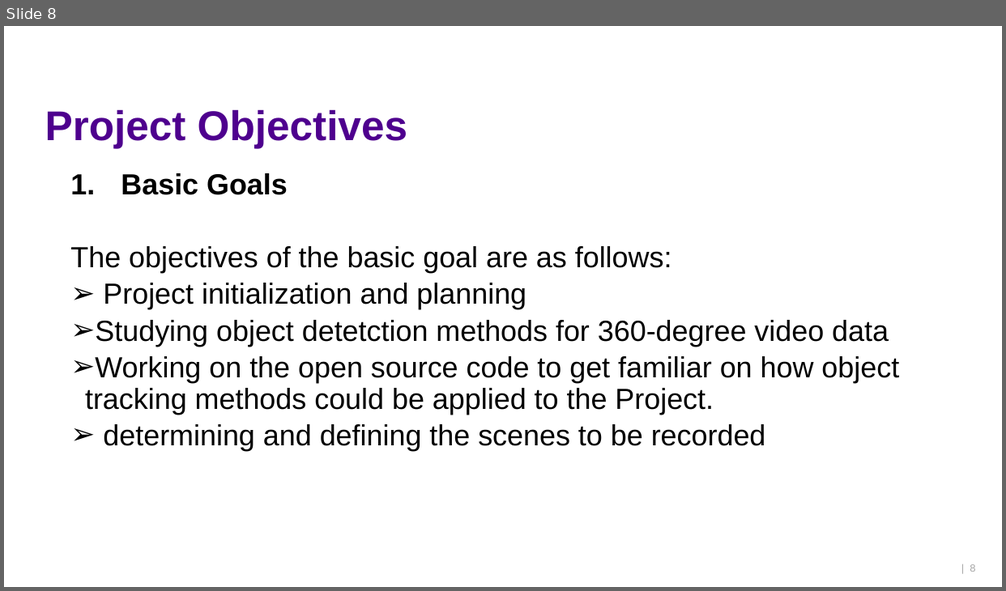
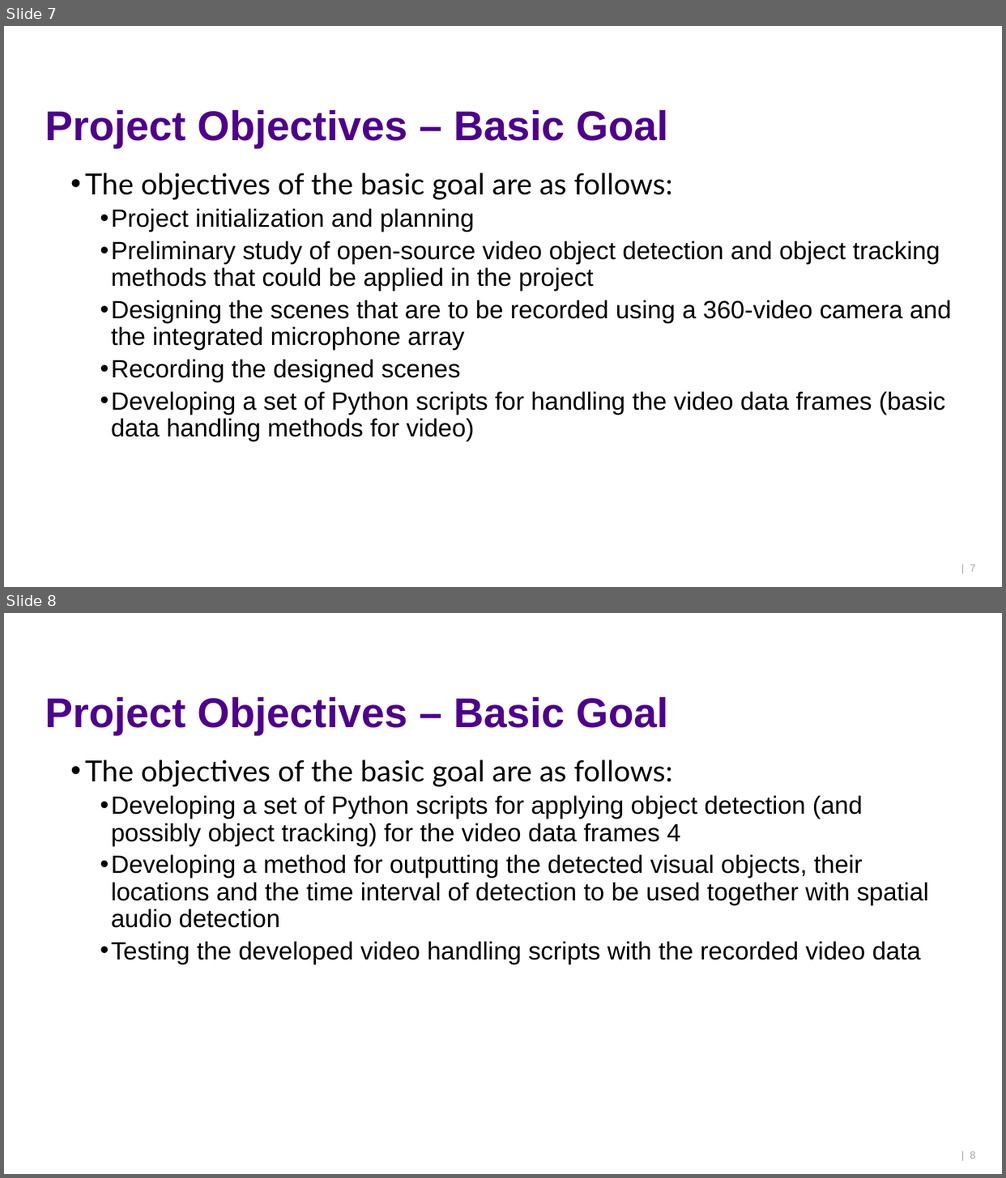
Before and after one commit to ktlhtn/AutoSTAnnot, a slide deck: Power point files/Project plan report.pptx. Shown one above the other, each under a label of ours: slide 8 before the commit, slides 7 and 8 after it. The pictures are 1006x591 and 1006x1178 pixels, drawn with LibreOffice and Linux fonts; fonts in the diff are those of the drawing; background and template pictures are left out. Boxes give left, top, right and bottom in pixels: in the first picture for what was removed or moved away, otherwise in the second. Text is boxed around its words. In the diff, an @@ line names an element or a change of style, - is before the commit and + after.

```diff
--- a/Power point files/Project plan report.pptx
+++ b/Power point files/Project plan report.pptx
@@ slide 8 added at <box>4,613,1002,1174</box>, background #FFFFFF @@
@@ title added at <box>45,696,668,735</box>, 40 pt, text #4E008E, bold @@
+Project Objectives – Basic Goal
@@ text added at <box>85,760,929,964</box>, 24 pt, text #000000 @@
+  • The objectives of the basic goal are as follows:
+    • Developing a set of Python scripts for applying object detection (and possibly object tracking) for the video data frames 4
+    • Developing a method for outputting the detected visual objects, their locations and the time interval of detection to be used together with spatial audio detection
+    • Testing the developed video handling scripts with the recorded video data
@@ page number added at <box>970,1152,975,1159</box>, 10 pt, text #A6A6A6 @@
+| 8
@@ what was slide 8 is now slide 7 @@
@@ slide 7 changed as well @@
@@ title at <box>45,109,668,148</box>: text changed @@
-Project Objectives
+Project Objectives – Basic Goal
@@ text at <box>85,173,673,232</box>: font Arial to Lato in "The objectives of the basic goal are ..."; size 28 to 24 pt in "Project initialization and planning"; bullet none to •; bullet ➢ to •; list level 2 to 3 in "Project initialization and planning" @@
@@ text at <box>121,173,288,195</box>: paragraph removed @@
-  1. Basic Goals
@@ text at <box>111,241,951,441</box>: text changed; size 28 to 24 pt @@
-  ➢ Studying object detetction methods for 360-degree video data
-  ➢ Working on the open source code to get familiar on how object tracking methods could be applied to the Project.
-  ➢ determining and defining the scenes to be recorded
+    • Preliminary study of open-source video object detection and object tracking methods that could be applied in the project
+    • Designing the scenes that are to be recorded using a 360-video camera and the integrated microphone array
+    • Recording the designed scenes
+    • Developing a set of Python scripts for handling the video data frames (basic data handling methods for video)
@@ page number at <box>970,565,975,572</box>: text changed @@
-| 8
+| 7
```
Also in this commit, not shown: 8 other slides changed, 7 other slides added, 1 slide removed, 2 other files.
